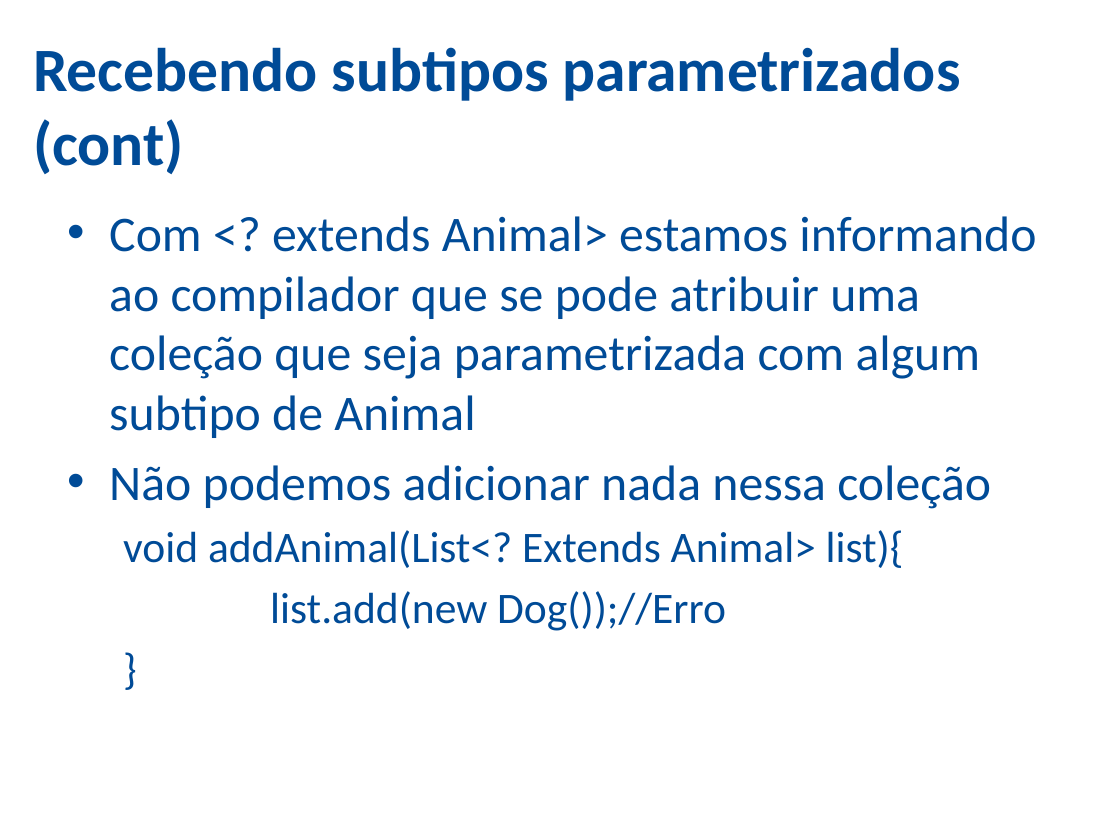
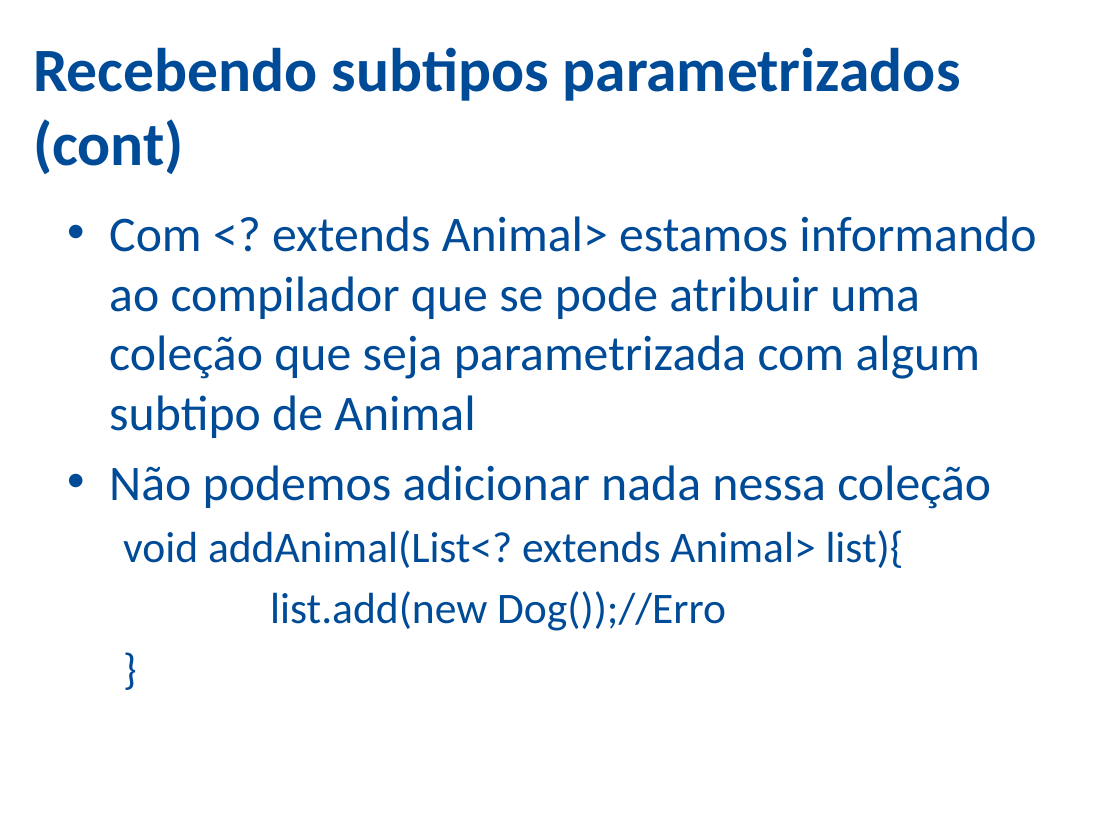
Before and after one commit to ozieljose/java6cert, a slide deck: slide 24 of slides/15-Generics.pptx. Drawn at 1120x840 pixels with LibreOffice and Linux fonts; fonts in the diff are those of the drawing; background and template pictures are left out. Boxes give left, top, right and bottom in pixels: in the first picture for what was removed or moved away, otherwise in the second. Text is boxed around its words. In the diff, an @@ line names an element or a change of style, - is before the commit and + after.

```diff
--- a/slides/15-Generics.pptx
+++ b/slides/15-Generics.pptx
@@ text at bbox=[123, 530, 904, 568]: text changed @@
-  void addAnimal(List<? Extends Animal> list){
+  void addAnimal(List<? extends Animal> list){
```
Also in this commit, not shown: 1 other slide changed, 9 other files.
